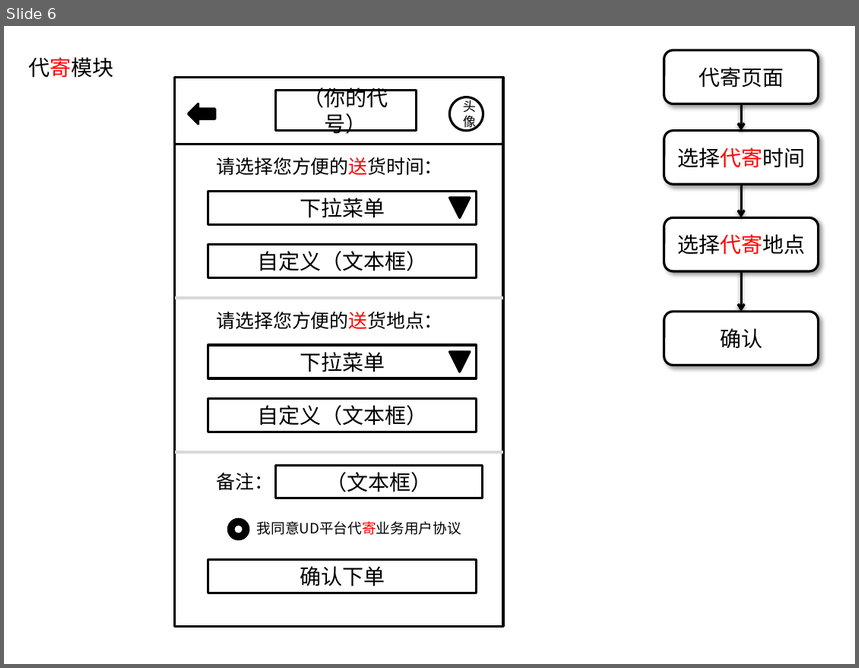
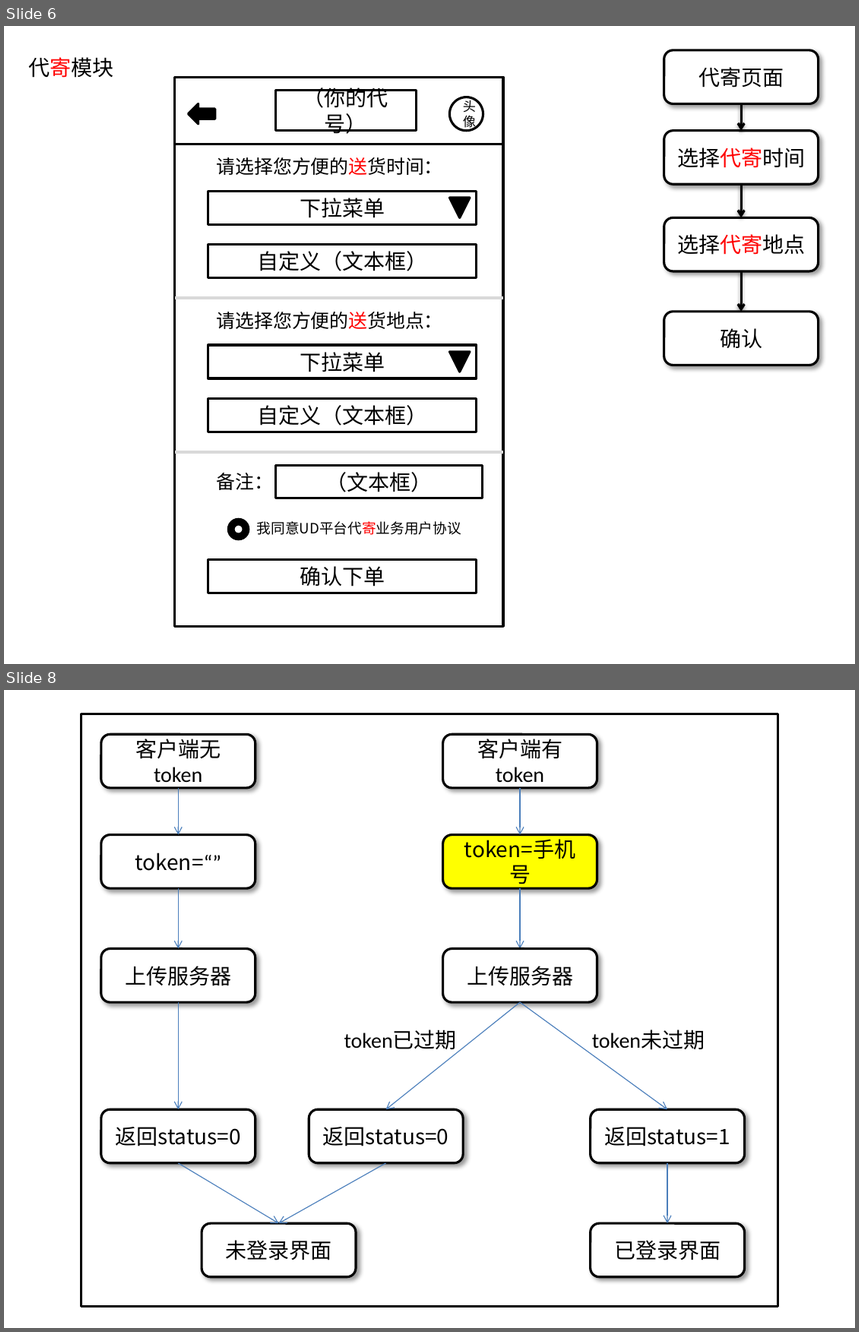
Before and after one commit to Gloria-zzy/UD-development-documents, a slide deck: App流程图和界面.pptx. Shown one above the other, each under a label of ours: slide 6 before the commit, slides 6 and 8 after it; the slides between them are not shown. The pictures are 859x668 and 859x1332 pixels, drawn with LibreOffice and Linux fonts; fonts in the diff are those of the drawing. Boxes give left, top, right and bottom in pixels: in the first picture for what was removed or moved away, otherwise in the second. Text is boxed around its words. In the diff, an @@ line names an element or a change of style, - is before the commit and + after.

```diff
--- a/App流程图和界面.pptx
+++ b/App流程图和界面.pptx
@@ slide 8 added at bbox=[4, 690, 855, 1328], background #FFFFFF @@
@@ rectangle added at bbox=[82, 714, 778, 1307], outline #000000 2 pt @@
@@ rounded rectangle added at bbox=[101, 734, 255, 788], fill #FFFFFF, outline #000000 2 pt, 18 pt, text #000000 @@
+客户端无token
@@ rounded rectangle added at bbox=[443, 734, 598, 788], fill #FFFFFF, outline #000000 2 pt, 18 pt, text #000000 @@
+客户端有token
@@ arrow added from (179, 788) to (179, 834), #4B7EBC 0.75 pt @@
@@ arrow added from (520, 788) to (520, 834), #4B7EBC 0.75 pt @@
@@ rounded rectangle added at bbox=[101, 834, 255, 888], fill #FFFFFF, outline #000000 2 pt, 18 pt, text #000000 @@
+token=“”
@@ rounded rectangle added at bbox=[443, 834, 598, 888], fill #FFFF00, outline #000000 2 pt, 18 pt, text #000000 @@
+token=手机号
@@ arrow added from (179, 888) to (179, 948), #4B7EBC 0.75 pt @@
@@ arrow added from (520, 888) to (520, 948), #4B7EBC 0.75 pt @@
@@ rounded rectangle added at bbox=[101, 948, 255, 1002], fill #FFFFFF, outline #000000 2 pt, 18 pt, text #000000 @@
+上传服务器
@@ rounded rectangle added at bbox=[443, 948, 598, 1002], fill #FFFFFF, outline #000000 2 pt, 18 pt, text #000000 @@
+上传服务器
@@ arrow added from (179, 1002) to (179, 1110), #4B7EBC 0.75 pt @@
@@ arrow added from (520, 1002) to (386, 1110), #4B7EBC 0.75 pt @@
@@ arrow added from (520, 1002) to (668, 1110), #4B7EBC 0.75 pt @@
@@ text added at bbox=[344, 1030, 457, 1049], 18 pt, text #000000 @@
+token已过期
@@ text added at bbox=[592, 1030, 705, 1050], 18 pt, text #000000 @@
+token未过期
@@ rounded rectangle added at bbox=[101, 1110, 255, 1163], fill #FFFFFF, outline #000000 2 pt, 18 pt, text #000000 @@
+返回status=0
@@ rounded rectangle added at bbox=[309, 1110, 463, 1163], fill #FFFFFF, outline #000000 2 pt, 18 pt, text #000000 @@
+返回status=0
@@ rounded rectangle added at bbox=[591, 1110, 744, 1163], fill #FFFFFF, outline #000000 2 pt, 18 pt, text #000000 @@
+返回status=1
@@ arrow added from (179, 1163) to (279, 1224), #4B7EBC 0.75 pt @@
@@ arrow added from (386, 1163) to (279, 1224), #4B7EBC 0.75 pt @@
@@ arrow added from (668, 1163) to (668, 1224), #4B7EBC 0.75 pt @@
@@ rounded rectangle added at bbox=[202, 1224, 356, 1277], fill #FFFFFF, outline #000000 2 pt, 18 pt, text #000000 @@
+未登录界面
@@ rounded rectangle added at bbox=[591, 1224, 744, 1277], fill #FFFFFF, outline #000000 2 pt, 18 pt, text #000000 @@
+已登录界面
```
Also in this commit, not shown: 1 slide changed, 2 other slides added, 1 other file.
